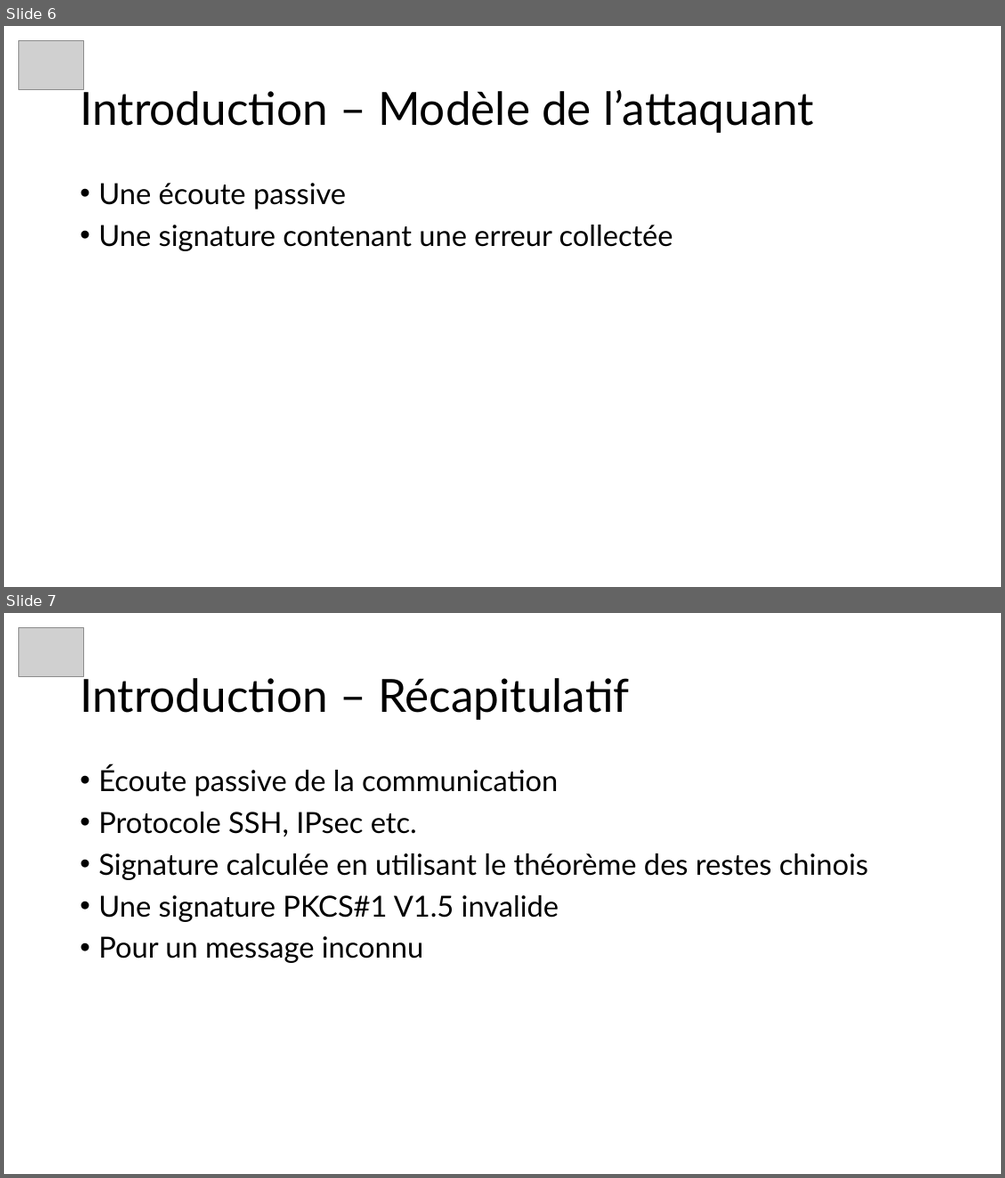
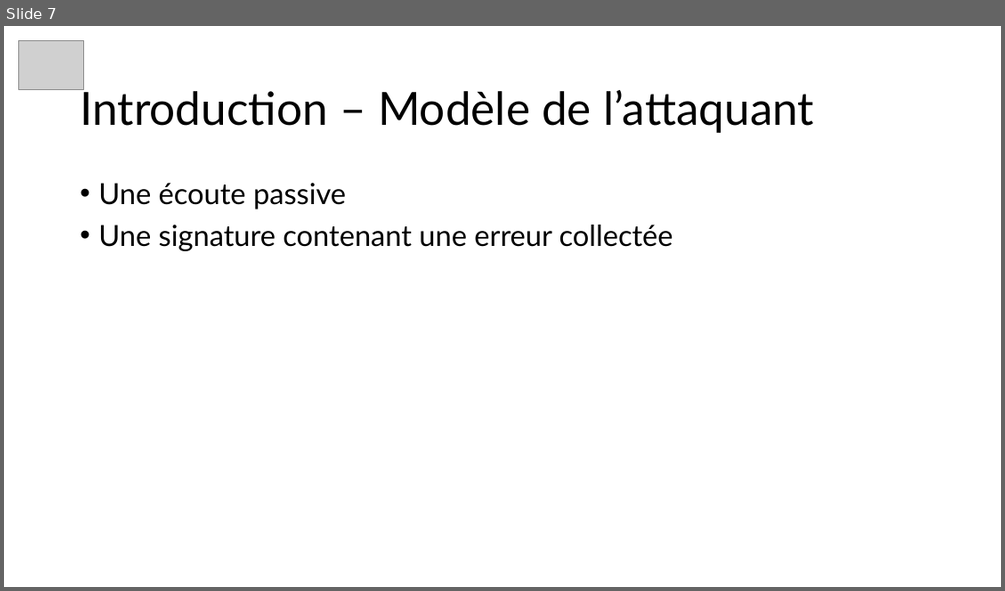
Before and after one commit to JustinFerrara14/SSE, a slide deck: SSELaticeAttackFerrara.pptx. Shown one above the other, each under a label of ours: slides 6 and 7 before the commit, slide 7 after it. The pictures are 1005x1178 and 1005x591 pixels, drawn with LibreOffice and Linux fonts; fonts in the diff are those of the drawing; grey boxes stand for pictures. Boxes give left, top, right and bottom in pixels: in the first picture for what was removed or moved away, otherwise in the second. Text is boxed around its words. In the diff, an @@ line names an element or a change of style, - is before the commit and + after.

```diff
--- a/SSELaticeAttackFerrara.pptx
+++ b/SSELaticeAttackFerrara.pptx
@@ slide 7 removed at (4,613,1001,1174), background #FFFFFF @@
@@ picture removed at (19,628,84,676) @@
@@ title removed at (80,672,630,720) @@
-Introduction – Récapitulatif
@@ text removed at (98,765,868,963) @@
-• Écoute passive de la communication
-• Protocole SSH, IPsec etc.
-• Signature calculée en utilisant le théorème des restes chinois
-• Une signature PKCS#1 V1.5 invalide
-• Pour un message inconnu
@@ what was slide 6 is now slide 7 @@
```
Also in this commit, not shown: 2 slides changed, 3 other files.
